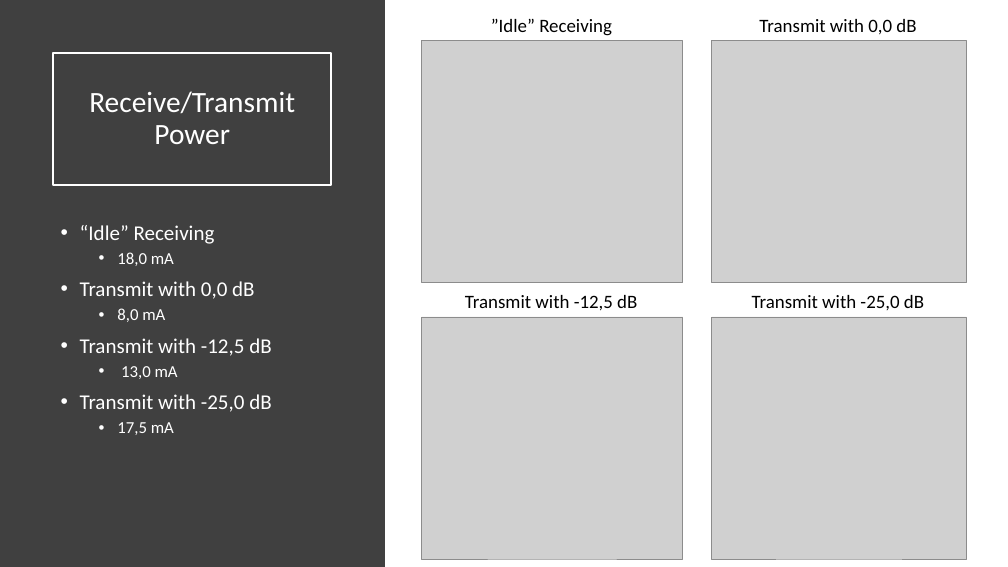
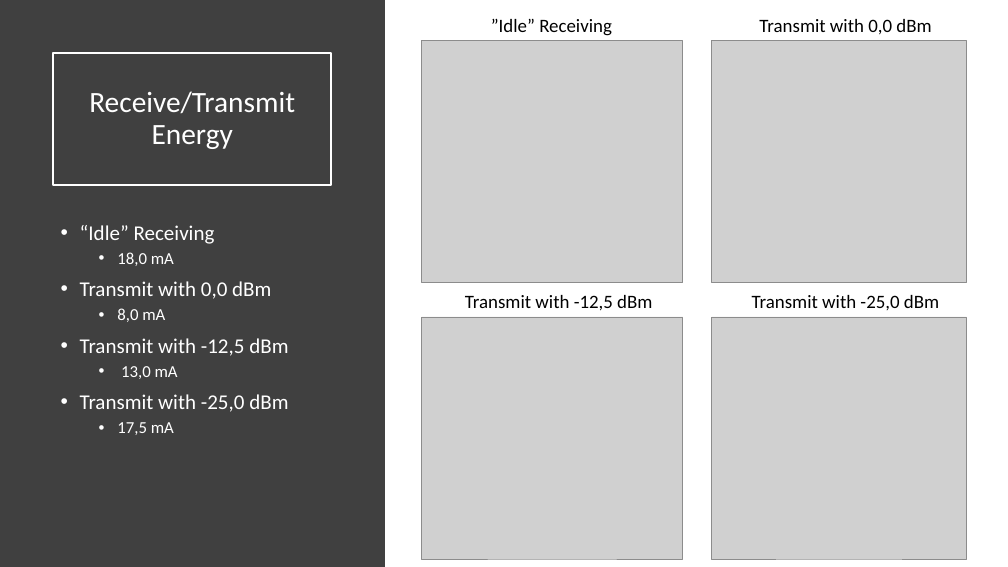
Before and after one commit to entvex/Wireless-Sensor-Networks, a slide deck: slide 8 of Hop or not to hop.pptx. Drawn at 1008x567 pixels with LibreOffice and Linux fonts; fonts in the diff are those of the drawing; grey boxes stand for pictures. Boxes give left, top, right and bottom in pixels: in the first picture for what was removed or moved away, otherwise in the second. Text is boxed around its words. In the diff, an @@ line names an element or a change of style, - is before the commit and + after.

Commit message:
update
update

```diff
--- a/Hop or not to hop.pptx
+++ b/Hop or not to hop.pptx
@@ text at box(759, 19, 931, 35): text changed @@
-Transmit with 0,0 dB
+Transmit with 0,0 dBm
@@ title at box(89, 91, 295, 149): text changed @@
-Receive/Transmit Power
+Receive/Transmit Energy
@@ text at box(80, 281, 271, 299): text changed @@
-• Transmit with 0,0 dB
+• Transmit with 0,0 dBm
@@ text at box(465, 295, 652, 311): text changed @@
-Transmit with -12,5 dB
+Transmit with -12,5 dBm
@@ text at box(752, 295, 939, 310): text changed @@
-Transmit with -25,0 dB
+Transmit with -25,0 dBm
@@ text at box(80, 338, 288, 356): text changed @@
-• Transmit with -12,5 dB
+• Transmit with -12,5 dBm
@@ text at box(80, 394, 288, 412): text changed @@
-• Transmit with -25,0 dB
+• Transmit with -25,0 dBm
```
Also in this commit, not shown: 2 other slides changed, 1 slide removed.
